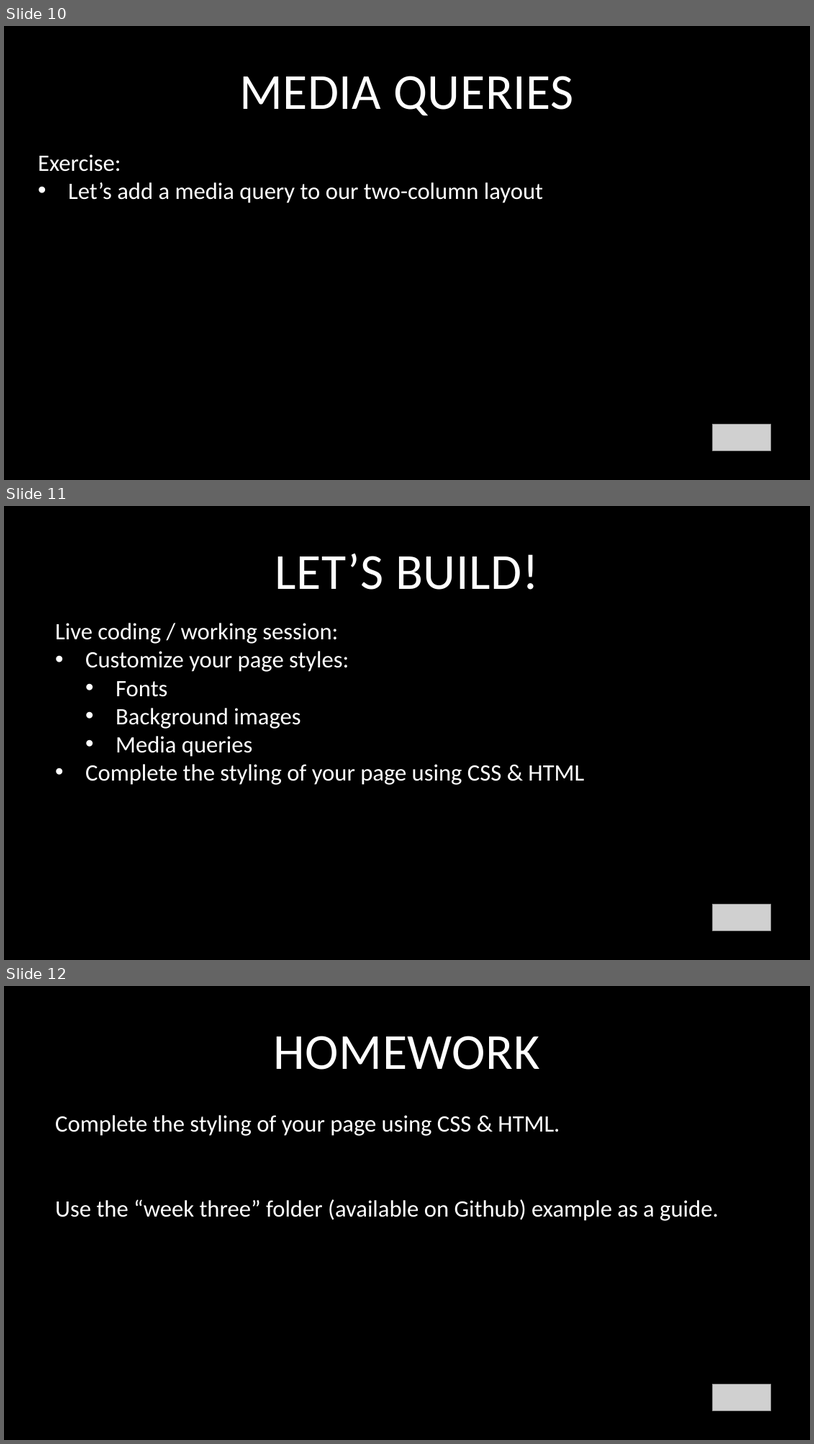
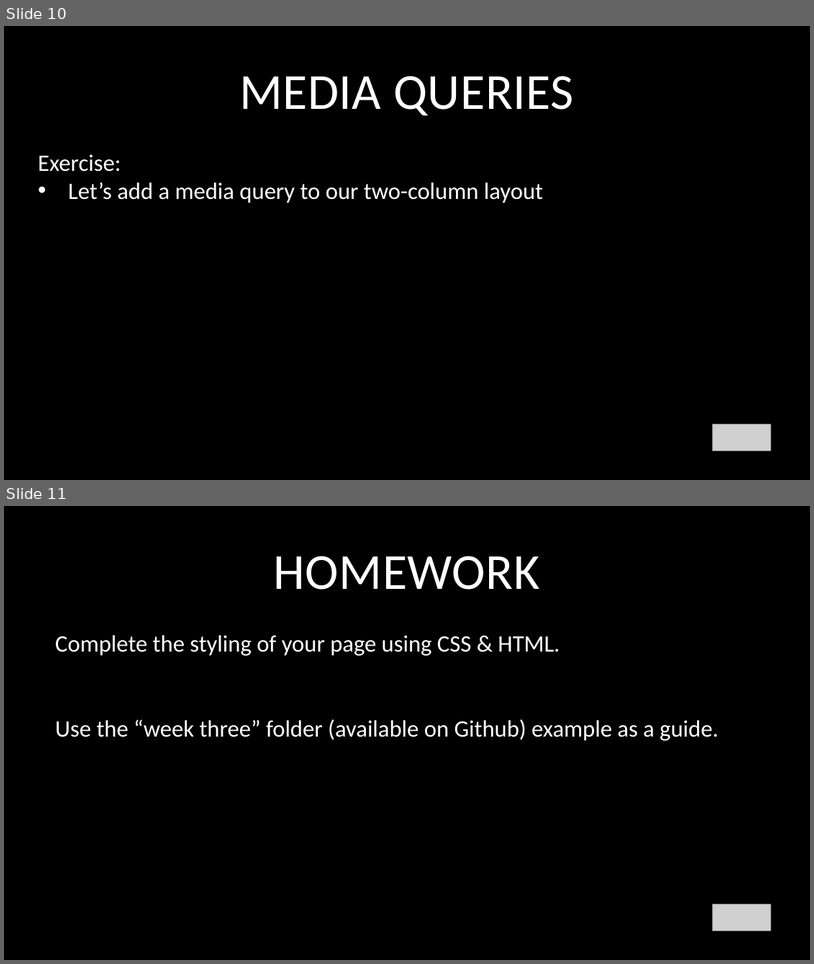
Before and after one commit to glenelkins/front-end-workshop, a slide deck: FEWorkshop-Week3.pptx. Shown one above the other, each under a label of ours: slides 10, 11 and 12 before the commit, slides 10 and 11 after it. The pictures are 814x1444 and 814x964 pixels, drawn with LibreOffice and Linux fonts; fonts in the diff are those of the drawing; grey boxes stand for pictures. Boxes give left, top, right and bottom in pixels: in the first picture for what was removed or moved away, otherwise in the second. Text is boxed around its words. In the diff, an @@ line names an element or a change of style, - is before the commit and + after.

```diff
--- a/FEWorkshop-Week3.pptx
+++ b/FEWorkshop-Week3.pptx
@@ slide 11 removed at (x1=4, y1=506, x2=810, y2=960), background #000000; not listed: 1 template element that a slide beside it also shows @@
@@ title removed at (x1=275, y1=553, x2=539, y2=590) @@
-LET’S BUILD!
@@ text removed at (x1=55, y1=623, x2=584, y2=785) @@
-Live coding / working session:
-• Customize your page styles:
-  • Fonts
-  • Background images
-  • Media queries
-• Complete the styling of your page using CSS & HTML
@@ picture removed at (x1=713, y1=904, x2=771, y2=931) @@
@@ what was slide 12 is now slide 11 @@
```
Also in this commit, not shown: 4 slides changed, 1 other file.
